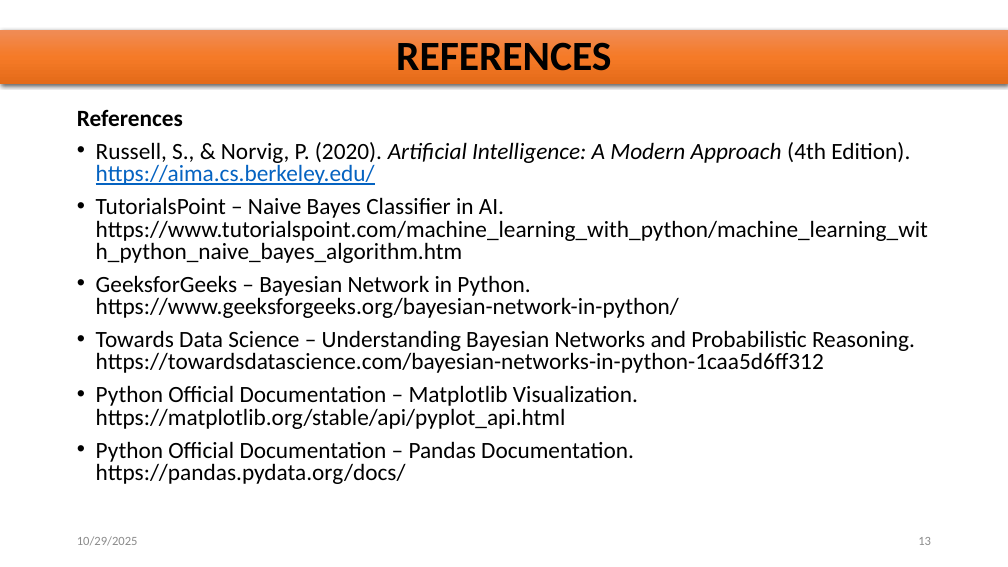
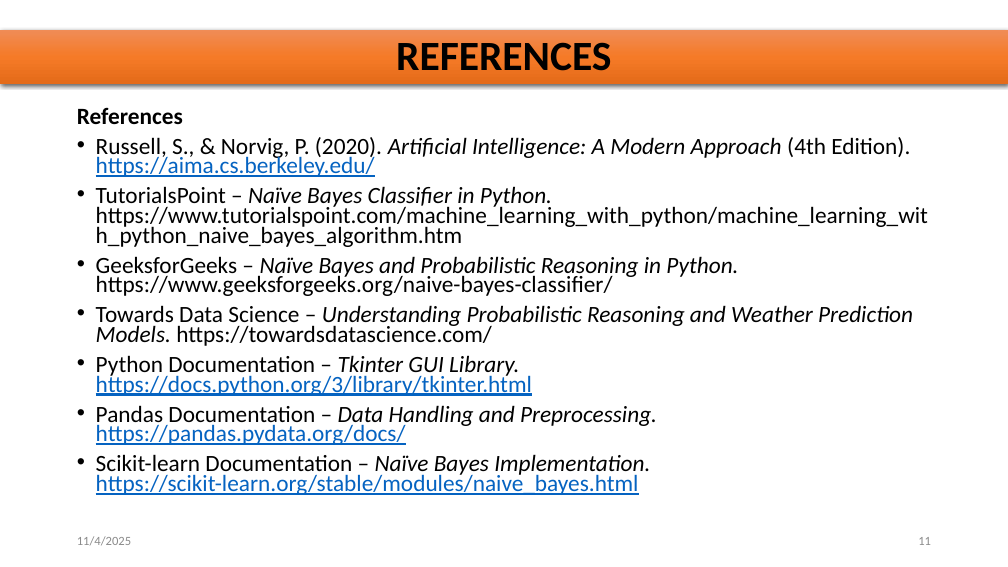
Before and after one commit to dharrini06/WeatherPredictionAI, a slide deck: slide 11 of Weather Prediction AI mini project.pptx (slide 13 before the commit). Drawn at 1008x567 pixels with LibreOffice and Linux fonts; fonts in the diff are those of the drawing. Boxes give left, top, right and bottom in pixels: in the first picture for what was removed or moved away, otherwise in the second. Text is boxed around its words. In the diff, an @@ line names an element or a change of style, - is before the commit and + after.

```diff
--- a/Weather Prediction AI mini project.pptx
+++ b/Weather Prediction AI mini project.pptx
@@ text at (77, 107, 910, 177): line spacing 0.8 to 0.7 @@
@@ text at (96, 186, 928, 495): text changed @@
-• TutorialsPoint – Naive Bayes Classifier in AI. https://www.tutorialspoint.com/machine_learning_with_python/machine_learning_with_python_naive_bayes_algorithm.htm
-• GeeksforGeeks – Bayesian Network in Python. https://www.geeksforgeeks.org/bayesian-network-in-python/
-• Towards Data Science – Understanding Bayesian Networks and Probabilistic Reasoning. https://towardsdatascience.com/bayesian-networks-in-python-1caa5d6ff312
-• Python Official Documentation – Matplotlib Visualization. https://matplotlib.org/stable/api/pyplot_api.html
-• Python Official Documentation – Pandas Documentation. https://pandas.pydata.org/docs/
+• TutorialsPoint – Naïve Bayes Classifier in Python. https://www.tutorialspoint.com/machine_learning_with_python/machine_learning_with_python_naive_bayes_algorithm.htm
+• GeeksforGeeks – Naïve Bayes and Probabilistic Reasoning in Python. https://www.geeksforgeeks.org/naive-bayes-classifier/
+• Towards Data Science – Understanding Probabilistic Reasoning and Weather Prediction Models. https://towardsdatascience.com/
+• Python Documentation – Tkinter GUI Library. https://docs.python.org/3/library/tkinter.html
+• Pandas Documentation – Data Handling and Preprocessing. https://pandas.pydata.org/docs/
+• Scikit-learn Documentation – Naïve Bayes Implementation. https://scikit-learn.org/stable/modules/naive_bayes.html
@@ text at (77, 536, 131, 545): text changed @@
-10/29/2025
+11/4/2025
@@ page number at (918, 537, 931, 545): text changed @@
-13
+11
```
Also in this commit, not shown: 9 other slides changed, 1 slide added, 3 slides removed.
